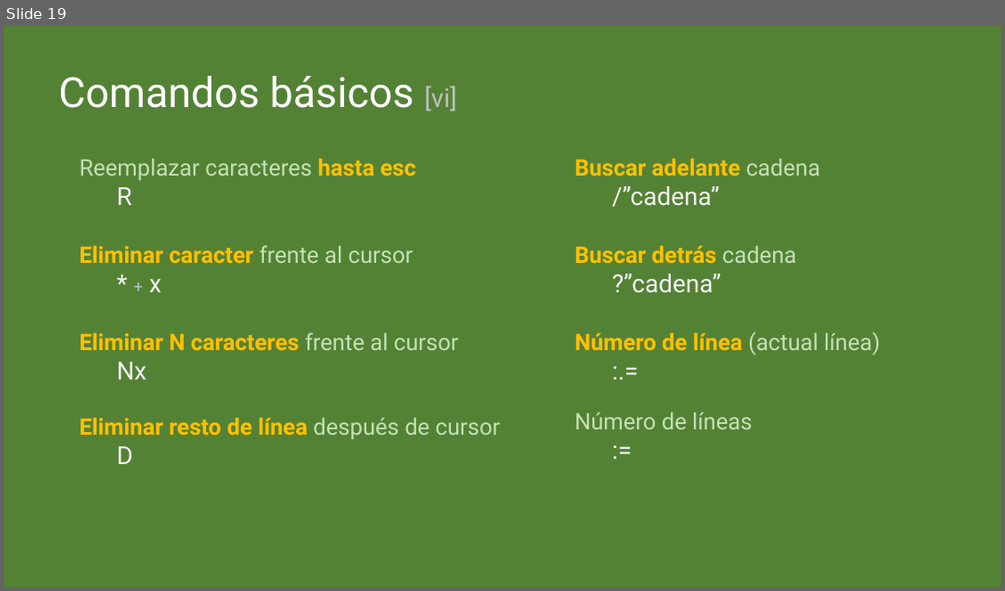
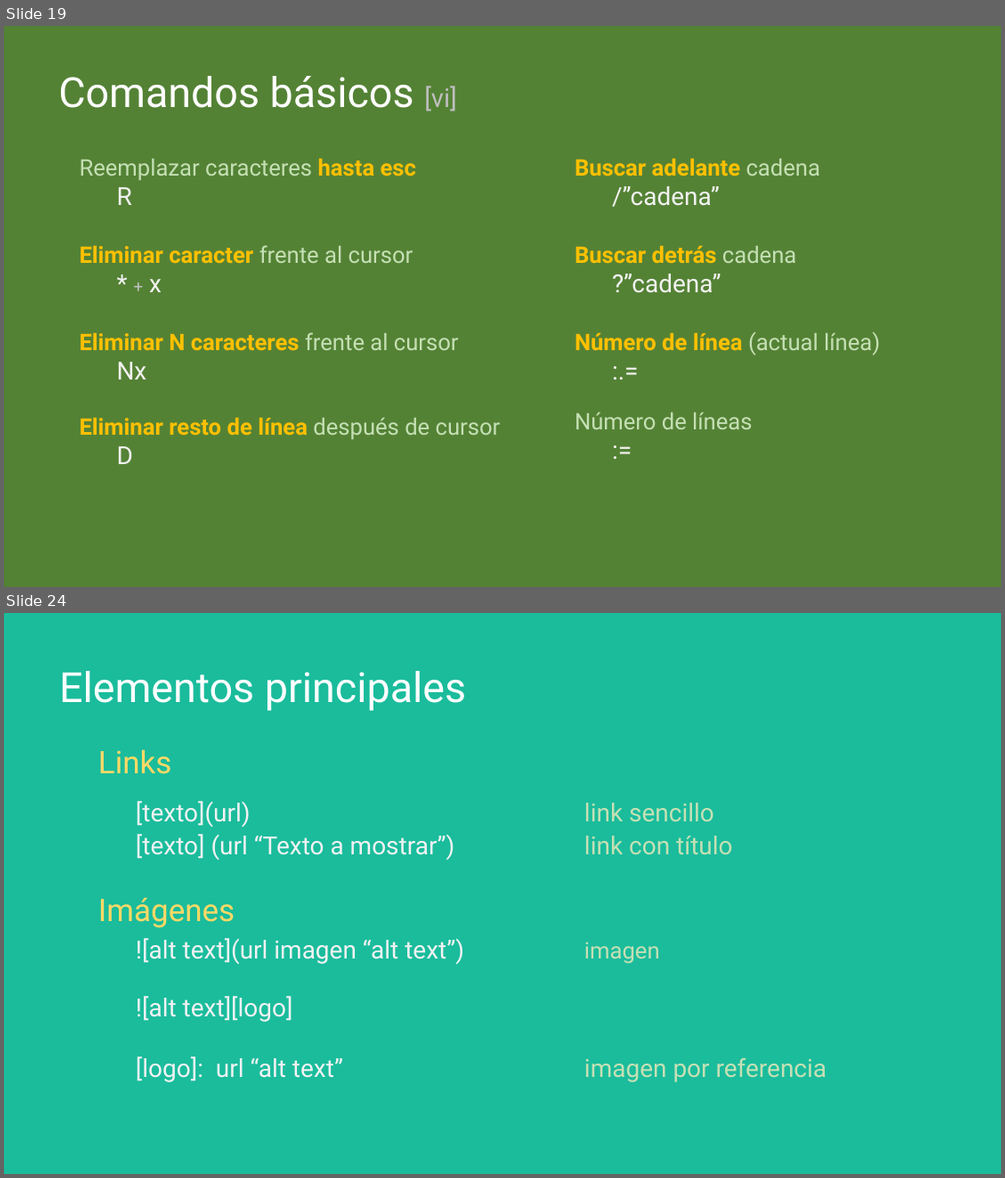
Before and after one commit to cimadev/PlaticasTalleres, a slide deck: 2017/dec_7_Git_GitHub_WorkShop/DGO.pptx. Shown one above the other, each under a label of ours: slide 19 before the commit, slides 19 and 24 after it; the slides between them are not shown. The pictures are 1005x591 and 1005x1178 pixels, drawn with LibreOffice and Linux fonts; fonts in the diff are those of the drawing. Boxes give left, top, right and bottom in pixels: in the first picture for what was removed or moved away, otherwise in the second. Text is boxed around its words. In the diff, an @@ line names an element or a change of style, - is before the commit and + after.

```diff
--- a/2017/dec_7_Git_GitHub_WorkShop/DGO.pptx
+++ b/2017/dec_7_Git_GitHub_WorkShop/DGO.pptx
@@ slide 24 added at [4,613,1001,1174], background #1ABC9C @@
@@ text added at [59,671,466,711], 40 pt, text #FFFFFF @@
+Elementos principales
@@ text added at [98,749,827,1082], 24 pt, text #F2F2F2 @@
+Links
+[texto](url) link sencillo
+[texto] (url “Texto a mostrar”) link con título
+Imágenes
+![alt text](url imagen “alt text”) imagen
+![alt text][logo]
+[logo]: url “alt text” imagen por referencia
```
Also in this commit, not shown: 1 slide changed, 6 other slides added, 1 slide removed.
